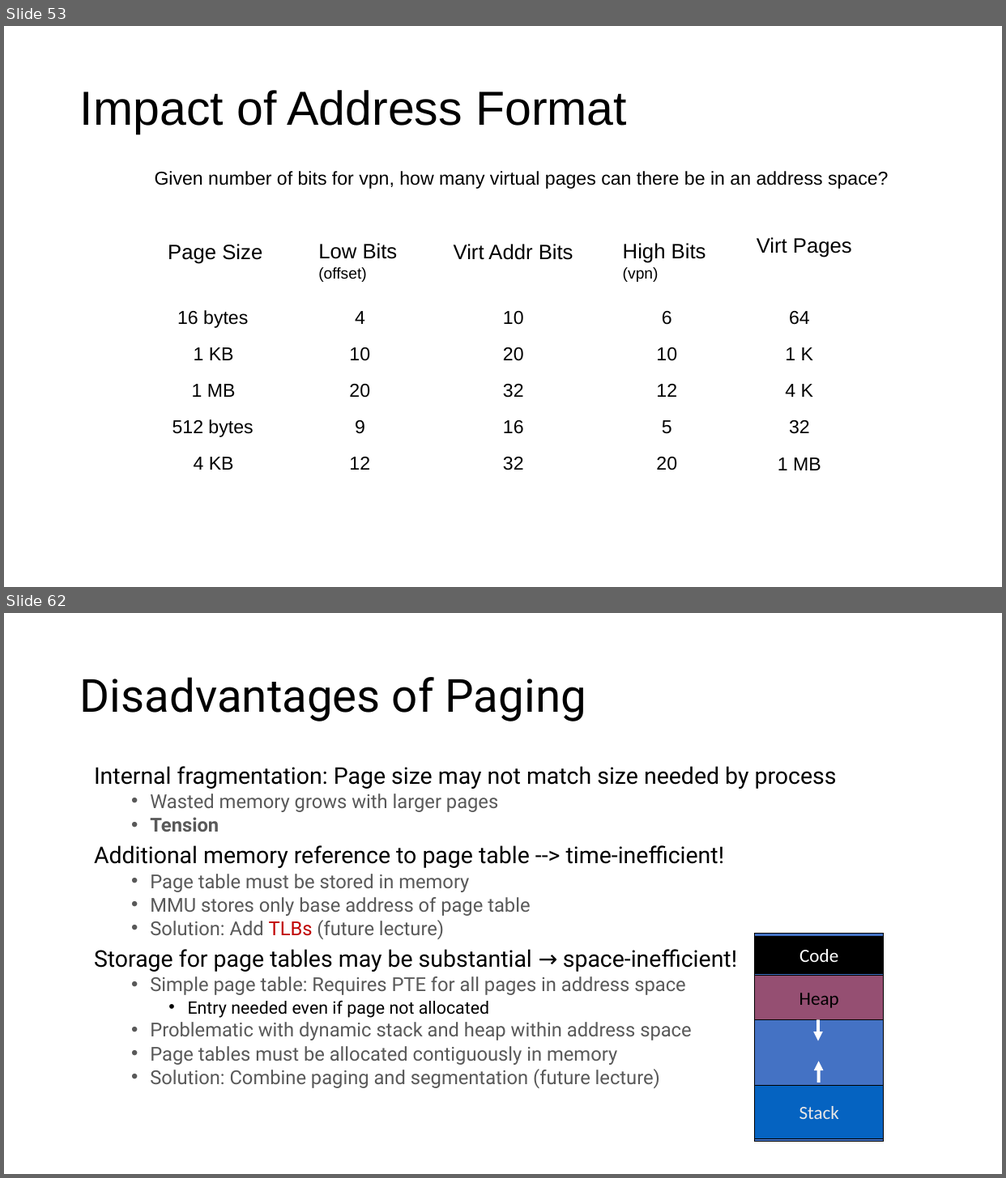
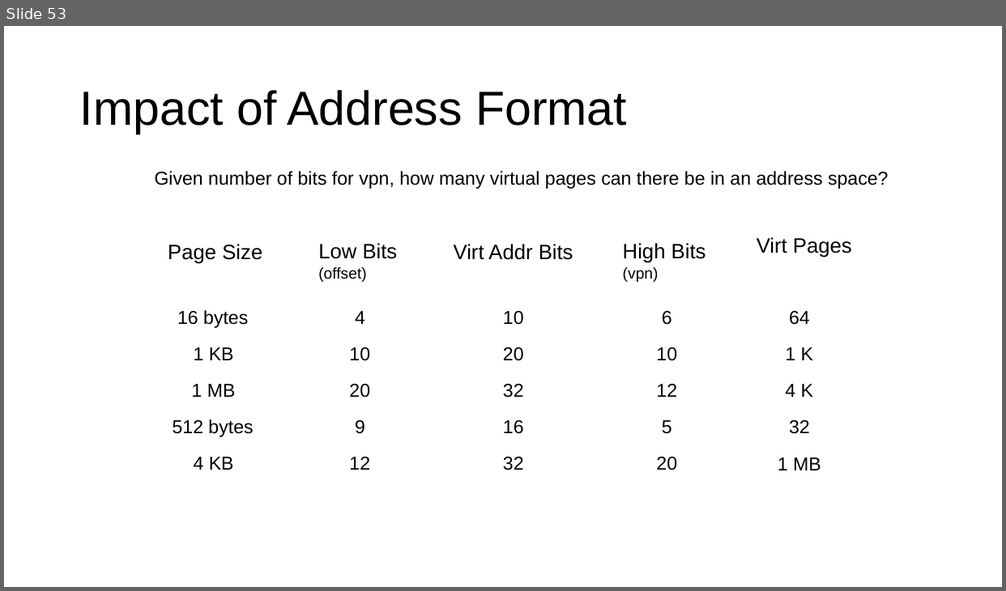
Before and after one commit to ngsrinivas/coursegen, a slide deck: ex/416-F23/staging/416-F23/lectures/05-vm-segmentation-paging.pptx. Shown one above the other, each under a label of ours: slides 53 and 62 before the commit, slide 53 after it; the slides between them are not shown. The pictures are 1006x1178 and 1006x591 pixels, drawn with LibreOffice and Linux fonts; fonts in the diff are those of the drawing. Boxes give left, top, right and bottom in pixels: in the first picture for what was removed or moved away, otherwise in the second. Text is boxed around its words. In the diff, an @@ line names an element or a change of style, - is before the commit and + after.

```diff
--- a/ex/416-F23/staging/416-F23/lectures/05-vm-segmentation-paging.pptx
+++ b/ex/416-F23/staging/416-F23/lectures/05-vm-segmentation-paging.pptx
@@ slide 62 removed at [4,613,1002,1174], background #FFFFFF @@
@@ title removed at [80,677,586,722] @@
-Disadvantages of Paging
@@ text removed at [94,766,837,1088] @@
-Internal fragmentation: Page size may not match size needed by process
-  • Wasted memory grows with larger pages
-  • Tension
-Additional memory reference to page table --> time-inefficient!
-  • Page table must be stored in memory
-  • MMU stores only base address of page table
-  • Solution: Add TLBs (future lecture)
-Storage for page tables may be substantial → space-inefficient!
-  • Simple page table: Requires PTE for all pages in address space
-    • Entry needed even if page not allocated
-  • Problematic with dynamic stack and heap within address space
-  • Page tables must be allocated contiguously in memory
-  • Solution: Combine paging and segmentation (future lecture)
@@ group removed at [755,934,884,1142]: 4 rectangles, 2 arrows @@
-Stack
-Code
-Heap
```
Also in this commit, not shown: 21 other slides removed, 6 other files.
